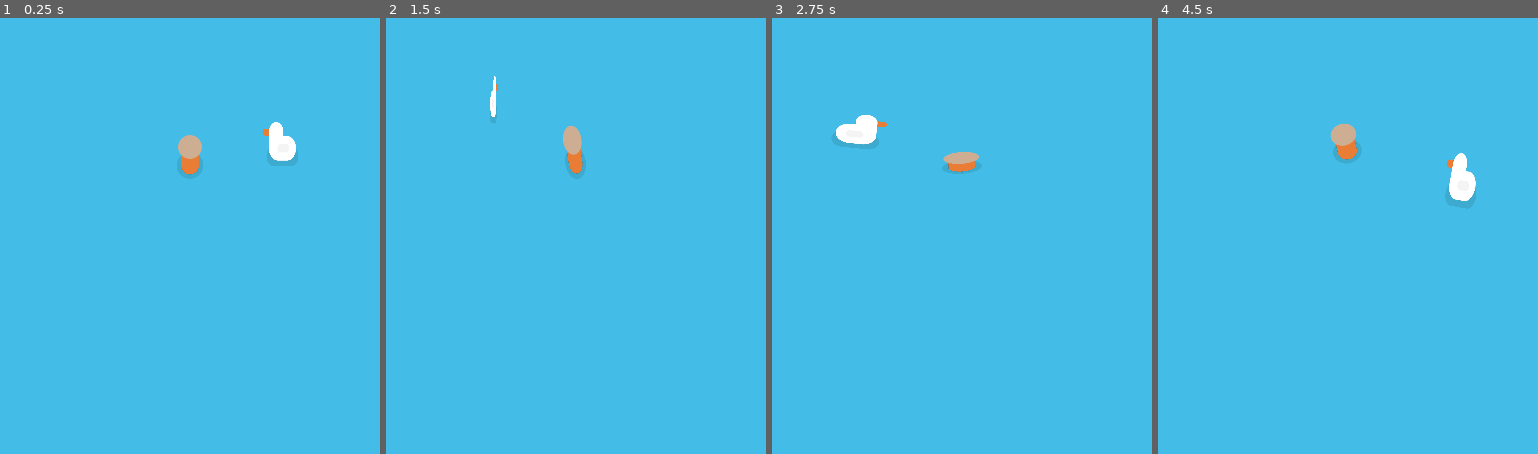
Above: before the commit, frames 1-4 (left to right).
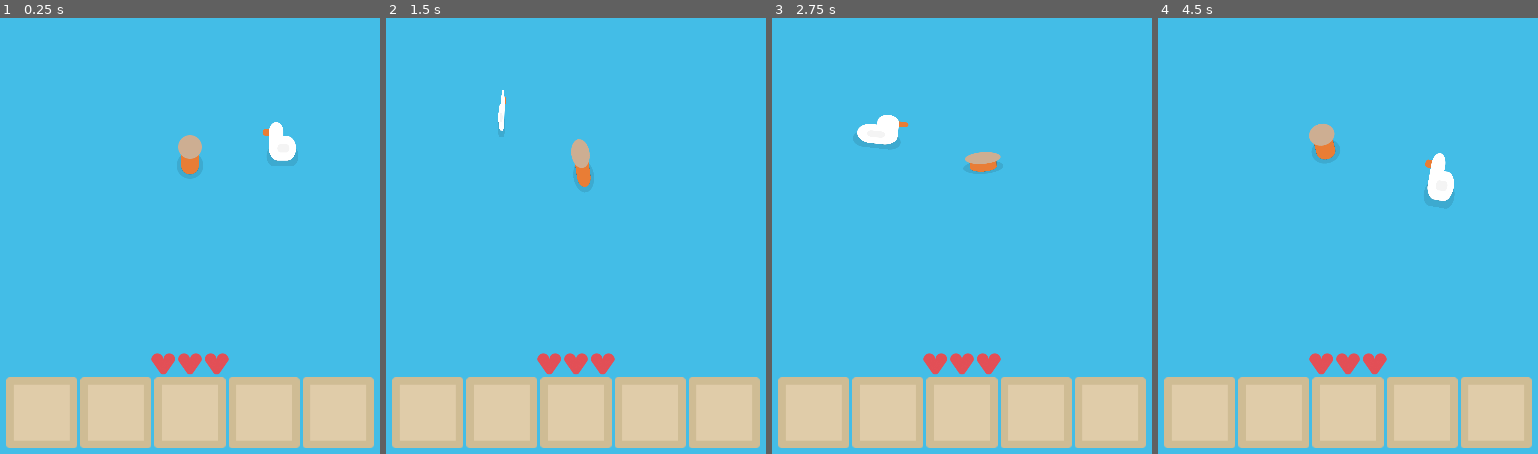
Above: after the commit, the same moments.

Repository: Large-Guy/Archipelinaut
Game: Godot game, scene res://scenes/game.tscn
Same seed, same stepped clock (60 frames per second), same inputs: the game is played once before the commit and once after it.
Inputs (mouse positions are in pixels of both pictures, inside the frame that each line leads up to):
- Up to frame 1 (0.25 s): no input
- Up to frame 2 (1.5 s): move the mouse to (750, 140) at 0.52 s; hold D (move_right) 0.53-1.28 s; click (750, 140) at 0.6 s; move the mouse to (416, 201) at 1.27 s; hold S (move_down) from 1.28 s (still down); click (416, 201) at 1.35 s
- Up to frame 3 (2.75 s): move the mouse to (1041, 39) at 2.02 s; release S (move_down) at 2.03 s; hold D (move_right) from 2.03 s (still down); click (1041, 39) at 2.1 s
- Up to frame 4 (4.5 s): move the mouse to (1306, 292) at 2.77 s; release D (move_right) at 2.78 s; hold W (move_up) 2.78-3.53 s; click (1306, 292) at 2.85 s; move the mouse to (outside the picture) at 3.52 s; hold A (move_left) from 3.53 s (still down); click (outside the picture) at 3.6 s; move the mouse to (outside the picture) at 4.27 s; click (outside the picture) at 4.35 s

The runs differ from the first frame. In frame 1, 16% of the frame differs, in the area x 1-99%, y 76-99%; in frame 2, 17%; in frame 3, 17%; in frame 4, 18%, in the area x 1-99%, y 24-99%.

Commit message:
Items, inventory, health display, camera controller

Diff:
--- /dev/null
+++ b/graphics/ui_themes/main.tres
@@ -0,0 +1,6 @@
+[gd_resource type="Theme" load_steps=2 format=3 uid="uid://yiivvkgaiam3"]
+
+[ext_resource type="FontFile" uid="uid://biipsptg1w5y1" path="res://graphics/fonts/mini-wakuwaku/mini-wakuwaku-maru.otf" id="1_c0l8w"]
+
+[resource]
+default_font = ExtResource("1_c0l8w")
--- /dev/null
+++ b/items/log.tres
@@ -0,0 +1,11 @@
+[gd_resource type="Resource" script_class="Item" load_steps=3 format=3 uid="uid://bqtgcsrvehv0f"]
+
+[ext_resource type="Script" path="res://scripts/item.gd" id="1_ryf4q"]
+[ext_resource type="Texture2D" uid="uid://0x4xika3bpb4" path="res://graphics/images/items/log.png" id="2_khgcm"]
+
+[resource]
+script = ExtResource("1_ryf4q")
+item_name = "Log"
+sprite = ExtResource("2_khgcm")
+description = ""
+stack_size = 99
--- /dev/null
+++ b/loot_tables/palm_tree.tres
@@ -0,0 +1,15 @@
+[gd_resource type="Resource" script_class="LootTable" load_steps=5 format=3 uid="uid://thx7mni6iiqe"]
+
+[ext_resource type="Script" path="res://scripts/loot.gd" id="1_ot71r"]
+[ext_resource type="Script" path="res://scripts/loot_table.gd" id="2_drsw7"]
+[ext_resource type="Resource" uid="uid://bqtgcsrvehv0f" path="res://items/log.tres" id="2_rreov"]
+
+[sub_resource type="Resource" id="Resource_hvemm"]
+script = ExtResource("1_ot71r")
+item = ExtResource("2_rreov")
+min_count = 1
+max_count = 3
+
+[resource]
+script = ExtResource("2_drsw7")
+items = Array[ExtResource("1_ot71r")]([SubResource("Resource_hvemm")])
--- a/project.godot
+++ b/project.godot
@@ -18,6 +18,8 @@
 [autoload]
 
 Globals="*res://scripts/globals.gd"
+Inventory="*res://scripts/inventory.gd"
+Sounds="*res://scripts/sounds.gd"
 
 [display]
 
--- a/scenes/game.tscn
+++ b/scenes/game.tscn
@@ -1,17 +1,23 @@
-[gd_scene load_steps=6 format=3 uid="uid://b74kg5jhnm2ir"]
+[gd_scene load_steps=8 format=3 uid="uid://b74kg5jhnm2ir"]
 
+[ext_resource type="Script" path="res://scripts/camera_controller.gd" id="1_1vxqh"]
 [ext_resource type="PackedScene" uid="uid://edtpd4bdsoyj" path="res://scenes/prefabs/entities/player.tscn" id="1_6e8vm"]
 [ext_resource type="AudioStream" uid="uid://xhkyh1epyjtf" path="res://audio/ambience/ocean.wav" id="2_381ys"]
 [ext_resource type="PackedScene" uid="uid://cdcs7htllsjfw" path="res://scenes/prefabs/game/ground.tscn" id="3_bk8e1"]
 [ext_resource type="Script" path="res://scripts/chunk_manager.gd" id="4_r18y8"]
 [ext_resource type="PackedScene" uid="uid://cpgaggptfarj3" path="res://scenes/prefabs/entities/fren.tscn" id="6_20smm"]
+[ext_resource type="PackedScene" uid="uid://6a7hpl85oyqj" path="res://scenes/ui.tscn" id="6_nj0nq"]
 
 [node name="Game" type="Node2D"]
 
+[node name="Camera2D" type="Camera2D" parent="."]
+zoom = Vector2(0.5, 0.5)
+script = ExtResource("1_1vxqh")
+
+[node name="UI" parent="Camera2D" instance=ExtResource("6_nj0nq")]
+follow_viewport_enabled = false
+
 [node name="Player" parent="." instance=ExtResource("1_6e8vm")]
-
-[node name="Camera2D" type="Camera2D" parent="Player"]
-zoom = Vector2(0.5, 0.5)
 
 [node name="AudioStreamPlayer" type="AudioStreamPlayer" parent="."]
 stream = ExtResource("2_381ys")
--- a/scenes/prefabs/entities/fren.tscn
+++ b/scenes/prefabs/entities/fren.tscn
@@ -11,6 +11,16 @@
 [ext_resource type="AudioStream" uid="uid://bjjhhcbba2vfv" path="res://audio/sfx/footsteps/grass-06.wav" id="9_jwgvd"]
 [ext_resource type="AudioStream" uid="uid://bw6jf3e50bk40" path="res://audio/sfx/mobs/goose/quack.mp3" id="10_e7v4l"]
 [ext_resource type="Script" path="res://scripts/random_trigger.gd" id="11_eq42g"]
+
+[sub_resource type="AudioStreamRandomizer" id="AudioStreamRandomizer_oi6le"]
+random_pitch = 1.2
+streams_count = 6
+stream_0/stream = ExtResource("4_lhc48")
+stream_1/stream = ExtResource("5_jpf1x")
+stream_2/stream = ExtResource("6_axirp")
+stream_3/stream = ExtResource("7_idknw")
+stream_4/stream = ExtResource("8_fslit")
+stream_5/stream = ExtResource("9_jwgvd")
 
 [sub_resource type="Animation" id="Animation_qd8gl"]
 length = 0.001
@@ -130,15 +140,6 @@
 
 [sub_resource type="CircleShape2D" id="CircleShape2D_2xm3v"]
 
-[sub_resource type="AudioStreamRandomizer" id="AudioStreamRandomizer_e4ecu"]
-streams_count = 6
-stream_0/stream = ExtResource("4_lhc48")
-stream_1/stream = ExtResource("5_jpf1x")
-stream_2/stream = ExtResource("6_axirp")
-stream_3/stream = ExtResource("7_idknw")
-stream_4/stream = ExtResource("8_fslit")
-stream_5/stream = ExtResource("9_jwgvd")
-
 [sub_resource type="AudioStreamRandomizer" id="AudioStreamRandomizer_ulg6r"]
 random_pitch = 1.6
 streams_count = 1
@@ -154,6 +155,7 @@
 animator = NodePath("Animation")
 animation_walk_speed_scale = 3.0
 animation_idle_speed_scale = 1.0
+footsteps = SubResource("AudioStreamRandomizer_oi6le")
 
 [node name="Sprite" type="Node2D" parent="."]
 
@@ -183,9 +185,6 @@
 [node name="CollisionShape2D" type="CollisionShape2D" parent="."]
 shape = SubResource("CircleShape2D_2xm3v")
 
-[node name="Footstep Sounds" type="AudioStreamPlayer2D" parent="."]
-stream = SubResource("AudioStreamRandomizer_e4ecu")
-
 [node name="Quack" type="AudioStreamPlayer2D" parent="."]
 stream = SubResource("AudioStreamRandomizer_ulg6r")
 
@@ -193,5 +192,4 @@
 script = ExtResource("11_eq42g")
 frequency = 0.2
 
-[connection signal="footstep" from="." to="Footstep Sounds" method="play"]
 [connection signal="trigger" from="QuackTrigger" to="Quack" method="play"]
--- a/scenes/prefabs/entities/player.tscn
+++ b/scenes/prefabs/entities/player.tscn
@@ -9,6 +9,16 @@
 [ext_resource type="AudioStream" uid="uid://06277iygc8lr" path="res://audio/sfx/footsteps/grass-04.wav" id="7_h8jos"]
 [ext_resource type="AudioStream" uid="uid://c1iqdp56s4s5t" path="res://audio/sfx/footsteps/grass-05.wav" id="8_w4kri"]
 [ext_resource type="AudioStream" uid="uid://bjjhhcbba2vfv" path="res://audio/sfx/footsteps/grass-06.wav" id="9_4be38"]
+
+[sub_resource type="AudioStreamRandomizer" id="AudioStreamRandomizer_877xn"]
+random_pitch = 1.2
+streams_count = 6
+stream_0/stream = ExtResource("4_itoa7")
+stream_1/stream = ExtResource("5_u3lee")
+stream_2/stream = ExtResource("6_h0wgv")
+stream_3/stream = ExtResource("7_h8jos")
+stream_4/stream = ExtResource("8_w4kri")
+stream_5/stream = ExtResource("9_4be38")
 
 [sub_resource type="Animation" id="Animation_qd8gl"]
 length = 0.001
@@ -128,15 +138,6 @@
 
 [sub_resource type="CircleShape2D" id="CircleShape2D_2xm3v"]
 
-[sub_resource type="AudioStreamRandomizer" id="AudioStreamRandomizer_877xn"]
-streams_count = 6
-stream_0/stream = ExtResource("4_itoa7")
-stream_1/stream = ExtResource("5_u3lee")
-stream_2/stream = ExtResource("6_h0wgv")
-stream_3/stream = ExtResource("7_h8jos")
-stream_4/stream = ExtResource("8_w4kri")
-stream_5/stream = ExtResource("9_4be38")
-
 [node name="Player" type="CharacterBody2D" node_paths=PackedStringArray("animator")]
 y_sort_enabled = true
 motion_mode = 1
@@ -148,6 +149,8 @@
 animator = NodePath("Animation")
 animation_walk_speed_scale = 5.0
 animation_idle_speed_scale = 1.0
+health = 12
+footsteps = SubResource("AudioStreamRandomizer_877xn")
 
 [node name="Sprite" type="Node2D" parent="."]
 position = Vector2(0, -10.5998)
@@ -172,8 +175,3 @@
 
 [node name="CollisionShape2D" type="CollisionShape2D" parent="."]
 shape = SubResource("CircleShape2D_2xm3v")
-
-[node name="Footstep Sounds" type="AudioStreamPlayer2D" parent="."]
-stream = SubResource("AudioStreamRandomizer_877xn")
-
-[connection signal="footstep" from="." to="Footstep Sounds" method="play"]
--- a/scenes/prefabs/worldgen/flint.tscn
+++ b/scenes/prefabs/worldgen/flint.tscn
@@ -10,6 +10,7 @@
 [ext_resource type="Script" path="res://scripts/animation_signal_utils.gd" id="8_uwssq"]
 [ext_resource type="Script" path="res://scripts/drops.gd" id="9_0rp5k"]
 [ext_resource type="Resource" uid="uid://bxd5q827iuha0" path="res://loot_tables/flint.tres" id="10_pxaha"]
+[ext_resource type="Script" path="res://scripts/health_display.gd" id="11_60em7"]
 
 [sub_resource type="AudioStreamRandomizer" id="AudioStreamRandomizer_kbkoi"]
 random_pitch = 1.2
@@ -61,13 +62,11 @@
 z_index = -10
 script = ExtResource("1_ub8u0")
 is_static = true
-health = 3
+health = 4
+hurt = SubResource("AudioStreamRandomizer_kbkoi")
 
 [node name="Sprite2D" type="Sprite2D" parent="."]
 texture = ExtResource("1_pf4sp")
-
-[node name="OnHit" type="AudioStreamPlayer2D" parent="."]
-stream = SubResource("AudioStreamRandomizer_kbkoi")
 
 [node name="AnimationPlayer" type="AnimationPlayer" parent="."]
 libraries = {
@@ -80,7 +79,17 @@
 script = ExtResource("9_0rp5k")
 table = ExtResource("10_pxaha")
 
-[connection signal="on_damage_no_args" from="." to="OnHit" method="play"]
+[node name="Hearts" type="HFlowContainer" parent="."]
+modulate = Color(0.957351, 0.335498, 0.366978, 1)
+top_level = true
+offset_left = -528.0
+offset_top = -67.0
+offset_right = 552.0
+offset_bottom = -35.0
+alignment = 1
+script = ExtResource("11_60em7")
+heart_size = 64
+
 [connection signal="on_damage_no_args" from="." to="AnimationPlayer" method="play_one_shot" binds= ["Hit"]]
 [connection signal="on_death_no_args" from="." to="." method="destroy_self"]
 [connection signal="on_death_no_args" from="." to="drop" method="drop"]
--- a/scenes/prefabs/worldgen/tree.tscn
+++ b/scenes/prefabs/worldgen/tree.tscn
@@ -8,7 +8,9 @@
 [ext_resource type="AudioStream" uid="uid://cl1djtqgww1we" path="res://audio/sfx/footsteps/Wood-05.ogg" id="6_5axww"]
 [ext_resource type="Script" path="res://scripts/stem.gd" id="8_1fp1v"]
 [ext_resource type="PackedScene" uid="uid://gpvgf6mlv5om" path="res://scenes/prefabs/worldgen/palm_tree_leaf.tscn" id="9_cvbuw"]
+[ext_resource type="Script" path="res://scripts/drops.gd" id="10_d1gna"]
 [ext_resource type="Texture2D" uid="uid://dximly534w0r1" path="res://graphics/images/shadow.png" id="10_sfm2j"]
+[ext_resource type="Resource" uid="uid://thx7mni6iiqe" path="res://loot_tables/palm_tree.tres" id="11_usdvm"]
 
 [sub_resource type="AudioStreamRandomizer" id="AudioStreamRandomizer_7ptwa"]
 random_pitch = 1.2
@@ -30,9 +32,7 @@
 script = ExtResource("1_jt62e")
 is_static = true
 health = 7
-
-[node name="OnHit" type="AudioStreamPlayer2D" parent="."]
-stream = SubResource("AudioStreamRandomizer_7ptwa")
+hurt = SubResource("AudioStreamRandomizer_7ptwa")
 
 [node name="Trunk" type="Line2D" parent="."]
 width = 32.0
@@ -57,7 +57,9 @@
 texture = ExtResource("10_sfm2j")
 
 [node name="loot" type="Node2D" parent="."]
+script = ExtResource("10_d1gna")
+table = ExtResource("11_usdvm")
 
-[connection signal="on_damage_no_args" from="." to="OnHit" method="play"]
 [connection signal="on_damage_no_args" from="." to="Trunk" method="_apply_random_force" binds= [50.0]]
 [connection signal="on_death_no_args" from="." to="." method="destroy_self"]
+[connection signal="on_death_no_args" from="." to="loot" method="drop"]
--- a/scenes/ui.tscn
+++ b/scenes/ui.tscn
@@ -1,8 +1,15 @@
-[gd_scene load_steps=2 format=3 uid="uid://6a7hpl85oyqj"]
+[gd_scene load_steps=6 format=3 uid="uid://6a7hpl85oyqj"]
 
 [ext_resource type="Texture2D" uid="uid://cardqf5ors8ha" path="res://graphics/images/ui/slot.png" id="1_nwq8m"]
-
-[node name="UI" type="Control"]
+[ext_resource type="Theme" uid="uid://yiivvkgaiam3" path="res://graphics/ui_themes/main.tres" id="2_l1mrl"]
+[ext_resource type="Texture2D" uid="uid://dacnb58o0t4xp" path="res://graphics/images/items/flint.png" id="3_cn5j3"]
+[ext_resource type="Script" path="res://scripts/item_slot.gd" id="3_kba6j"]
+[ext_resource type="Script" path="res://scripts/health_display.gd" id="5_2got1"]
+
+[node name="UILayer" type="CanvasLayer"]
+follow_viewport_enabled = true
+
+[node name="UI" type="Control" parent="."]
 layout_mode = 3
 anchors_preset = 15
 anchor_right = 1.0
@@ -12,23 +19,250 @@
 size_flags_horizontal = 3
 size_flags_vertical = 3
 
-[node name="VFlowContainer" type="VFlowContainer" parent="."]
+[node name="CurrentHeld" type="Label" parent="UI"]
+layout_mode = 1
+anchors_preset = 7
+anchor_left = 0.5
+anchor_top = 1.0
+anchor_right = 0.5
+anchor_bottom = 1.0
+offset_left = -200.0
+offset_top = -195.0
+offset_right = 200.0
+offset_bottom = -162.0
+grow_horizontal = 2
+grow_vertical = 0
+theme = ExtResource("2_l1mrl")
+theme_override_font_sizes/font_size = 32
+horizontal_alignment = 1
+vertical_alignment = 1
+
+[node name="Inventory" type="HFlowContainer" parent="UI"]
+layout_mode = 1
+anchors_preset = 7
+anchor_left = 0.5
+anchor_top = 1.0
+anchor_right = 0.5
+anchor_bottom = 1.0
+offset_left = -540.0
+offset_top = -128.0
+offset_right = 540.0
+offset_bottom = -32.0
+grow_horizontal = 2
+grow_vertical = 0
+size_flags_vertical = 6
+alignment = 1
+
+[node name="Slot1" type="TextureRect" parent="UI/Inventory"]
+custom_minimum_size = Vector2(96, 96)
+layout_mode = 2
+texture = ExtResource("1_nwq8m")
+script = ExtResource("3_kba6j")
+
+[node name="Texture" type="TextureRect" parent="UI/Inventory/Slot1"]
+layout_mode = 1
+anchors_preset = 8
+anchor_left = 0.5
+anchor_top = 0.5
+anchor_right = 0.5
+anchor_bottom = 0.5
+offset_left = -32.0
+offset_top = -32.0
+offset_right = 32.0
+offset_bottom = 32.0
+grow_horizontal = 2
+grow_vertical = 2
+texture = ExtResource("3_cn5j3")
+
+[node name="Count" type="Label" parent="UI/Inventory/Slot1"]
+layout_mode = 1
+anchors_preset = 8
+anchor_left = 0.5
+anchor_top = 0.5
+anchor_right = 0.5
+anchor_bottom = 0.5
+offset_left = -2.0
+offset_top = 5.0
+offset_right = 38.0
+offset_bottom = 38.0
+grow_horizontal = 2
+grow_vertical = 2
+theme = ExtResource("2_l1mrl")
+theme_override_font_sizes/font_size = 32
+text = "99"
+horizontal_alignment = 2
+vertical_alignment = 2
+
+[node name="Slot2" type="TextureRect" parent="UI/Inventory"]
+custom_minimum_size = Vector2(96, 96)
+layout_mode = 2
+texture = ExtResource("1_nwq8m")
+script = ExtResource("3_kba6j")
+renders_slot = 1
+
+[node name="Texture" type="TextureRect" parent="UI/Inventory/Slot2"]
+layout_mode = 1
+anchors_preset = 8
+anchor_left = 0.5
+anchor_top = 0.5
+anchor_right = 0.5
+anchor_bottom = 0.5
+offset_left = -32.0
+offset_top = -32.0
+offset_right = 32.0
+offset_bottom = 32.0
+grow_horizontal = 2
+grow_vertical = 2
+texture = ExtResource("3_cn5j3")
+
+[node name="Count" type="Label" parent="UI/Inventory/Slot2"]
+layout_mode = 1
+anchors_preset = 8
+anchor_left = 0.5
+anchor_top = 0.5
+anchor_right = 0.5
+anchor_bottom = 0.5
+offset_left = -2.0
+offset_top = 5.0
+offset_right = 38.0
+offset_bottom = 38.0
+grow_horizontal = 2
+grow_vertical = 2
+theme = ExtResource("2_l1mrl")
+theme_override_font_sizes/font_size = 32
+text = "99"
+horizontal_alignment = 2
+vertical_alignment = 2
+
+[node name="Slot3" type="TextureRect" parent="UI/Inventory"]
+custom_minimum_size = Vector2(96, 96)
+layout_mode = 2
+texture = ExtResource("1_nwq8m")
+script = ExtResource("3_kba6j")
+renders_slot = 2
+
+[node name="Texture" type="TextureRect" parent="UI/Inventory/Slot3"]
+layout_mode = 1
+anchors_preset = 8
+anchor_left = 0.5
+anchor_top = 0.5
+anchor_right = 0.5
+anchor_bottom = 0.5
+offset_left = -32.0
+offset_top = -32.0
+offset_right = 32.0
+offset_bottom = 32.0
+grow_horizontal = 2
+grow_vertical = 2
+texture = ExtResource("3_cn5j3")
+
+[node name="Count" type="Label" parent="UI/Inventory/Slot3"]
+layout_mode = 1
+anchors_preset = 8
+anchor_left = 0.5
+anchor_top = 0.5
+anchor_right = 0.5
+anchor_bottom = 0.5
+offset_left = -2.0
+offset_top = 5.0
+offset_right = 38.0
+offset_bottom = 38.0
+grow_horizontal = 2
+grow_vertical = 2
+theme = ExtResource("2_l1mrl")
+theme_override_font_sizes/font_size = 32
+text = "99"
+horizontal_alignment = 2
+vertical_alignment = 2
+
+[node name="Slot4" type="TextureRect" parent="UI/Inventory"]
+custom_minimum_size = Vector2(96, 96)
+layout_mode = 2
+texture = ExtResource("1_nwq8m")
+script = ExtResource("3_kba6j")
+renders_slot = 3
+
+[node name="Texture" type="TextureRect" parent="UI/Inventory/Slot4"]
+layout_mode = 1
+anchors_preset = 8
+anchor_left = 0.5
+anchor_top = 0.5
+anchor_right = 0.5
+anchor_bottom = 0.5
+offset_left = -32.0
+offset_top = -32.0
+offset_right = 32.0
+offset_bottom = 32.0
+grow_horizontal = 2
+grow_vertical = 2
+texture = ExtResource("3_cn5j3")
+
+[node name="Count" type="Label" parent="UI/Inventory/Slot4"]
+layout_mode = 1
+anchors_preset = 8
+anchor_left = 0.5
+anchor_top = 0.5
+anchor_right = 0.5
+anchor_bottom = 0.5
+offset_left = -2.0
+offset_top = 5.0
+offset_right = 38.0
+offset_bottom = 38.0
+grow_horizontal = 2
+grow_vertical = 2
+theme = ExtResource("2_l1mrl")
+theme_override_font_sizes/font_size = 32
+text = "99"
+horizontal_alignment = 2
+vertical_alignment = 2
+
+[node name="Slot5" type="TextureRect" parent="UI/Inventory"]
+custom_minimum_size = Vector2(96, 96)
+layout_mode = 2
+texture = ExtResource("1_nwq8m")
+script = ExtResource("3_kba6j")
+renders_slot = 4
+
+[node name="Texture" type="TextureRect" parent="UI/Inventory/Slot5"]
+layout_mode = 1
+anchors_preset = 8
+anchor_left = 0.5
+anchor_top = 0.5
+anchor_right = 0.5
+anchor_bottom = 0.5
+offset_left = -32.0
+offset_top = -32.0
+offset_right = 32.0
+offset_bottom = 32.0
+grow_horizontal = 2
+grow_vertical = 2
+texture = ExtResource("3_cn5j3")
+
+[node name="Count" type="Label" parent="UI/Inventory/Slot5"]
+layout_mode = 1
+anchors_preset = 8
+anchor_left = 0.5
+anchor_top = 0.5
+anchor_right = 0.5
+anchor_bottom = 0.5
+offset_left = -2.0
+offset_top = 5.0
+offset_right = 38.0
+offset_bottom = 38.0
+grow_horizontal = 2
+grow_vertical = 2
+theme = ExtResource("2_l1mrl")
+theme_override_font_sizes/font_size = 32
+text = "99"
+horizontal_alignment = 2
+vertical_alignment = 2
+
+[node name="Hearts" type="HFlowContainer" parent="UI"]
+modulate = Color(0.957351, 0.335498, 0.366978, 1)
 layout_mode = 0
+offset_top = 648.0
 offset_right = 1080.0
-offset_bottom = 810.0
-
-[node name="Inventory" type="HFlowContainer" parent="VFlowContainer"]
-layout_mode = 2
+offset_bottom = 680.0
 alignment = 1
-
-[node name="Slot" type="Control" parent="VFlowContainer/Inventory"]
-layout_mode = 2
-
-[node name="SlotTexture" type="TextureRect" parent="VFlowContainer/Inventory/Slot"]
-layout_mode = 0
-offset_left = -37.0
-offset_top = -37.0
-offset_right = 38.0
-offset_bottom = 38.0
-pivot_offset = Vector2(37, 37)
-texture = ExtResource("1_nwq8m")
+script = ExtResource("5_2got1")
+player = true
--- /dev/null
+++ b/scripts/camera_controller.gd
@@ -0,0 +1,15 @@
+extends Camera2D
+
+@export var lerp_speed: float = 10
+
+var target_override = null
+
+func override_target(target):
+	target_override = target
+
+func _process(delta):
+	var target_position = Globals.player.global_position
+	if target_override != null:
+		target_position = target_override.position
+		target_override = null
+	global_position = global_position.lerp(target_position,lerp_speed * delta)
--- a/scripts/character_controller.gd
+++ b/scripts/character_controller.gd
@@ -24,11 +24,19 @@
 
 @export var on_damage_on_death: bool = true
 
+@export_group("Sounds")
+
+@export var footsteps: AudioStream
+@export var hurt: AudioStream
+@export var death: AudioStream
+
 signal on_damage
 signal on_damage_no_args
 
 signal on_death
 signal on_death_no_args
+
+var current_health: int = 0
 
 var _move_input: Vector2 = Vector2.ZERO
 
@@ -40,8 +48,6 @@
 
 var footstep_pos: Vector2
 
-signal footstep
-
 func move(m: Vector2):
 	_move_input = m.normalized()
 	last_move_dir = m.normalized()
@@ -50,7 +56,7 @@
 	force += f
 
 func damage(from: CharacterBody2D, amount: int):
-	if(health <= 0):
+	if(current_health <= 0):
 		return
 
 	if amount > 1:
@@ -58,24 +64,27 @@
 		if amount <= 0:
 			amount = 1
 
-	health -= amount
+	current_health -= amount
 
-	if(health > 0 or on_damage_on_death):
+	if(current_health > 0 or on_damage_on_death):
 		on_damage.emit(from,amount)
 		on_damage_no_args.emit()
+		Sounds.play(hurt)
 
-	if (health <= 0):
+	if (current_health <= 0):
 		on_death.emit(from, amount)
 		on_death_no_args.emit()
+		Sounds.play(death)
 
 func _ready() -> void:
 	Globals.entities.append(self)
 	footstep_pos = global_position
+	current_health = health
 
 func _physics_process(delta: float) -> void:
 	if footstep_pos.distance_to(global_position) > 196:
 		footstep_pos = global_position
-		footstep.emit()
+		Sounds.play(footsteps)
 
 	velocity = velocity.lerp(_move_input.normalized() * speed, acceleration * delta)
 
--- a/scripts/chunk_manager.gd
+++ b/scripts/chunk_manager.gd
@@ -15,8 +15,8 @@
 func _process(delta: float) -> void:
 	var chunks_around_player: Array[Vector2i]
 
-	for y in range(-3,2):
-		for x in range(-3,2):
+	for y in range(-3,3):
+		for x in range(-3,3):
 			var pos = Vector2i(x,y) + Vector2i(Globals.player.global_position / (chunk_scale * chunk_size))
 			chunks_around_player.append(pos)
 
--- /dev/null
+++ b/scripts/health_display.gd
@@ -0,0 +1,68 @@
+extends HFlowContainer
+
+@export var player: bool
+@export var heart_size: int = 32
+
+var target_entity: CharacterBody2D
+
+var hearts: Array[Texture2D] = [
+	preload("res://graphics/images/ui/heart1-4.png"),
+	preload("res://graphics/images/ui/heart2-4.png"),
+	preload("res://graphics/images/ui/heart3-4.png"),
+	preload("res://graphics/images/ui/heart4-4.png")
+]
+
+var heart_nodes: Array[TextureRect]
+
+func _ready():
+	while target_entity == null:
+		if player:
+			target_entity = Globals.player
+		else:
+			if get_parent() is CharacterBody2D:
+				target_entity = get_parent()
+		await get_tree().process_frame
+
+	var heart_count = ceil(float(target_entity.health) / 4)
+
+	for i in heart_count:
+		var heart = TextureRect.new()
+		heart.custom_minimum_size = Vector2(heart_size,heart_size)
+		heart.expand_mode = TextureRect.EXPAND_FIT_HEIGHT
+		add_child(heart)
+		heart_nodes.append(heart)
+
+	size.y = heart_size
+
+func _process(delta):
+	if target_entity == null: return
+
+	var cur_health = target_entity.current_health
+
+	if !player:
+		top_level = true
+		global_position = get_parent().global_position - size / 2 + Vector2(0,-heart_size * 1.5)
+		if cur_health == target_entity.health:
+			cur_health = 0
+
+	var heart_count = ceil(float(target_entity.health) / 4)
+	if heart_count != heart_nodes.size():
+		for heart in heart_nodes:
+			heart.queue_free()
+		heart_nodes.clear()
+		for i in heart_count:
+			var heart = TextureRect.new()
+			heart.custom_minimum_size = Vector2(heart_size,heart_size)
+			heart.expand_mode = TextureRect.EXPAND_FIT_HEIGHT
+			add_child(heart)
+			heart_nodes.append(heart)
+		size.y = heart_size
+
+	for h in heart_nodes.size():
+		# implement
+		var heart_index = int(clamp(cur_health - h * 4, 0, 4)) - 1
+		if heart_index >= 0:
+			heart_nodes[h].texture = hearts[heart_index]
+			heart_nodes[h].visible = true
+		else:
+			heart_nodes[h].visible = false
--- /dev/null
+++ b/scripts/inventory.gd
@@ -0,0 +1,19 @@
+extends Node
+
+var stacks: Array[ItemStack]
+
+func _ready():
+	stacks.resize(20) # 5x4 first 5 are hotbar
+
+func add_item(item: Item):
+	for s in stacks.size():
+		if stacks[s] != null and stacks[s].item == item and stacks[s].count < stacks[s].item.stack_size:
+			stacks[s].count += 1
+			return
+
+	for s in stacks.size():
+		if stacks[s] == null:
+			stacks[s] = ItemStack.new()
+			stacks[s].item = item
+			stacks[s].count += 1
+			return
--- a/scripts/item.gd
+++ b/scripts/item.gd
@@ -4,6 +4,7 @@
 @export var item_name: String
 @export var sprite: Texture2D
 @export_multiline var description: String
+@export var stack_size: int = 99
 
 static func spawn(item: Item, world_position: Vector2):
 	var item_object: PackedScene = preload("res://scenes/prefabs/game/item.tscn")
--- a/scripts/item_object.gd
+++ b/scripts/item_object.gd
@@ -19,3 +19,11 @@
 		velocity.x *= 0.98
 		velocity.y += 350*get_physics_process_delta_time()
 		await get_tree().physics_frame
+
+func _physics_process(delta):
+	if global_position.distance_to(Globals.player.global_position) < 128:
+		global_position = global_position.lerp(Globals.player.global_position,10*delta)
+
+	if global_position.distance_to(Globals.player.global_position) < 48:
+		Inventory.add_item(item)
+		queue_free()
--- /dev/null
+++ b/scripts/item_slot.gd
@@ -0,0 +1,12 @@
+extends TextureRect
+
+@export var renders_slot: int
+
+func _process(delta):
+	var item_stack: ItemStack = Inventory.stacks[renders_slot]
+
+	var count = str(item_stack.count) if item_stack != null else ""
+	var text = item_stack.item.sprite if item_stack != null else null
+
+	$Texture.texture = text
+	$Count.text = count
--- /dev/null
+++ b/scripts/item_stack.gd
@@ -0,0 +1,6 @@
+extends Object
+
+class_name ItemStack
+
+@export var item: Item
+@export var count: int
--- /dev/null
+++ b/scripts/sounds.gd
@@ -0,0 +1,9 @@
+extends Node
+
+func play(sound):
+	var player = AudioStreamPlayer.new()
+	get_tree().current_scene.add_child(player)
+	player.stream = sound
+	player.play()
+	await player.finished
+	player.queue_free()
Not shown, added: audio/sfx/miscellaneous/item.wav.import
Binary file added: graphics/images/ui/heart1-4.png
Not shown, added: graphics/images/ui/heart1-4.png.import
Binary file added: graphics/images/ui/heart2-4.png
Not shown, added: graphics/images/ui/heart2-4.png.import
Binary file added: graphics/images/ui/heart3-4.png
Not shown, added: graphics/images/ui/heart3-4.png.import
Binary file added: graphics/images/ui/heart4-4.png
Not shown, added: graphics/images/ui/heart4-4.png.import
Not shown: 1 places in scenes/prefabs/worldgen/flint.tscn that only renumber resources
Not shown: 1 places in scenes/prefabs/worldgen/tree.tscn that only renumber resources
Not shown, added: audio/sfx/miscellaneous/item.wav
